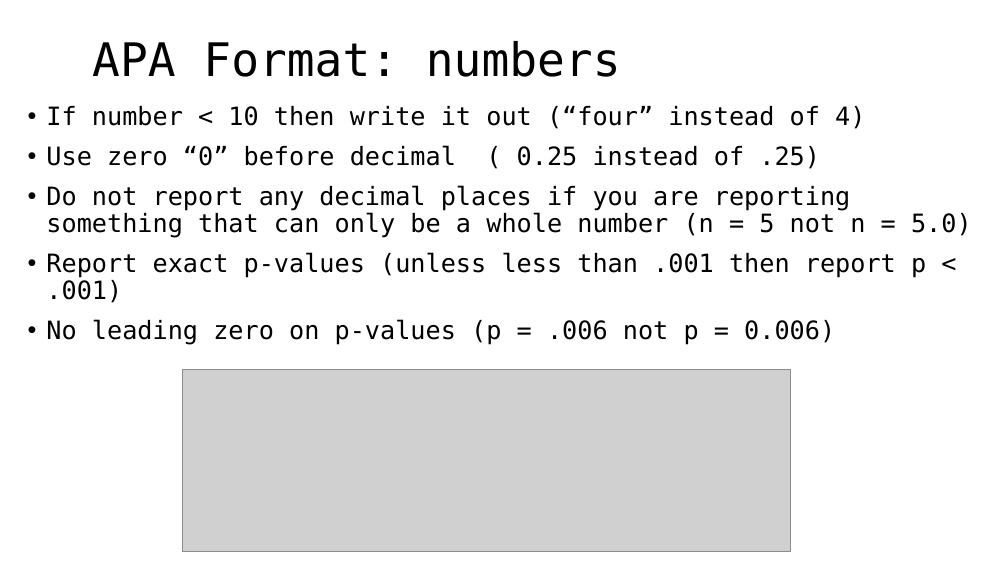
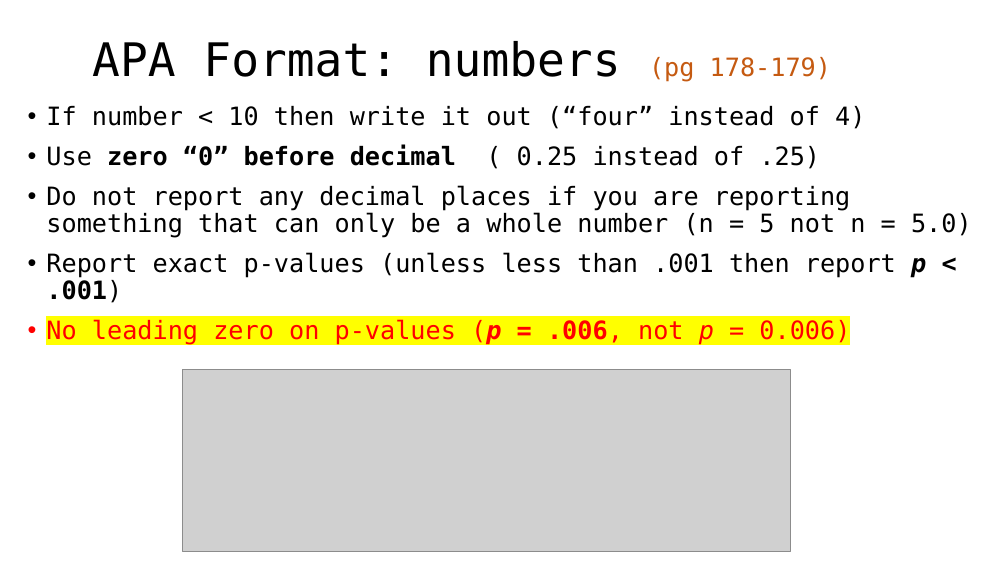
Before and after one commit to CEHS-research/PSY-6600_public, a slide deck: slide 3 of slides/ch0_apa_6th.pptx. Drawn at 1008x567 pixels with LibreOffice and Linux fonts; fonts in the diff are those of the drawing; grey boxes stand for pictures. Boxes give left, top, right and bottom in pixels: in the first picture for what was removed or moved away, otherwise in the second. Text is boxed around its words. In the diff, an @@ line names an element or a change of style, - is before the commit and + after.

```diff
--- a/slides/ch0_apa_6th.pptx
+++ b/slides/ch0_apa_6th.pptx
@@ title at (92,41,831,82): text changed @@
-APA Format: numbers
+APA Format: numbers (pg 178-179)
@@ text at (46,144,926,303): bold on in "zero “0” before decimal", "p < .001)"; italic on in "p" @@
@@ text at (46,319,850,345): text changed; text colour #000000 to #FF0000 @@
-• No leading zero on p-values (p = .006 not p = 0.006)
+• No leading zero on p-values (p = .006, not p = 0.006)
```
Also in this commit, not shown: 6 other slides changed, 4 slides removed, 2 other files.
